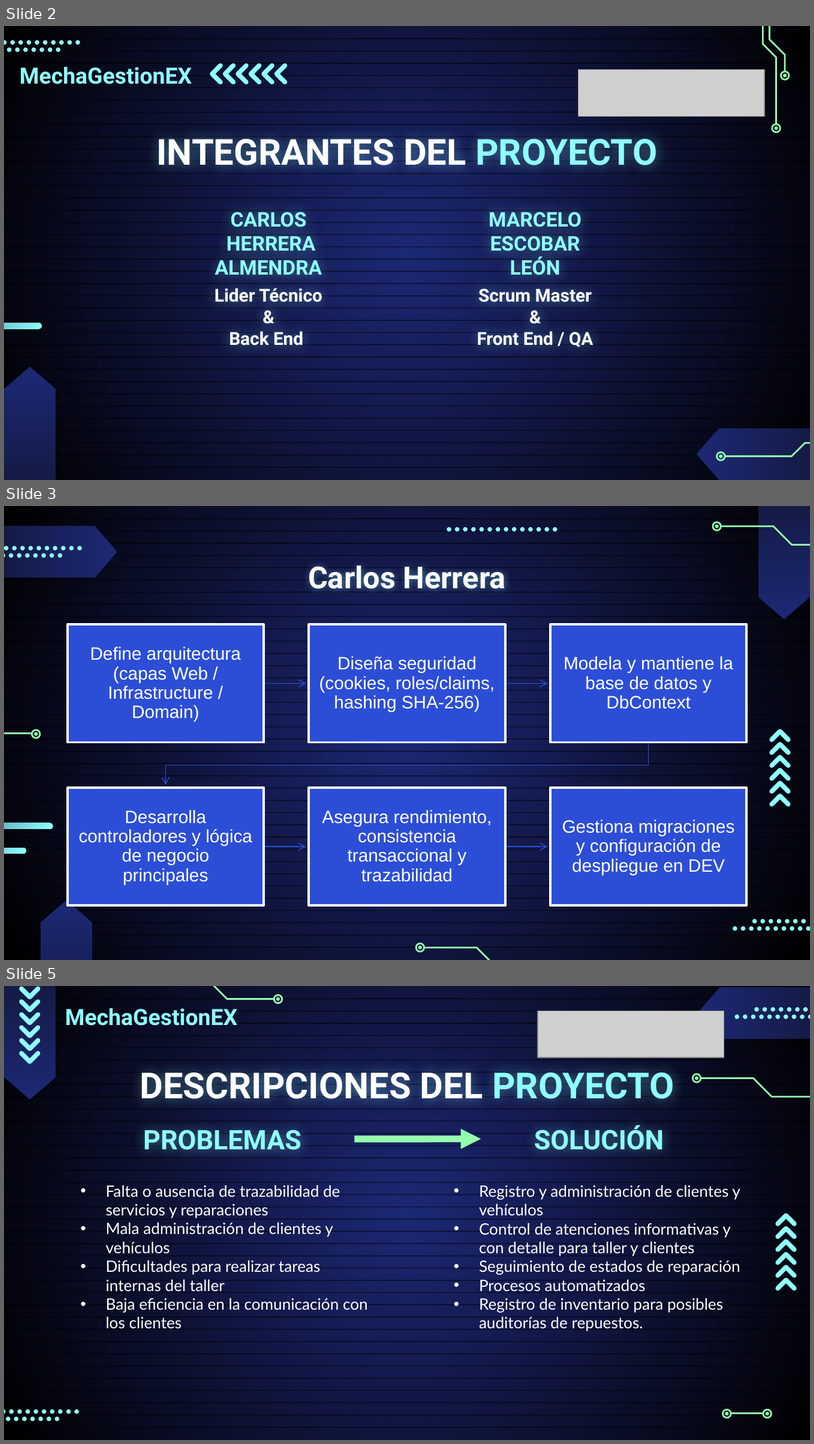
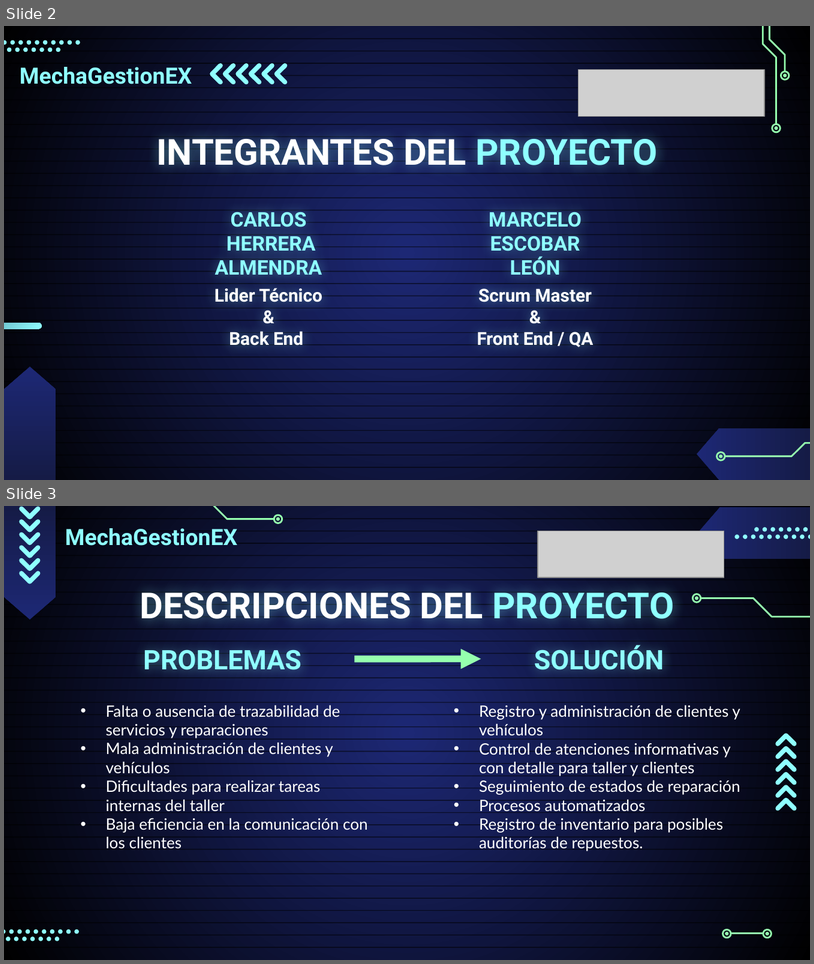
Before and after one commit to Sythrex/Capstone_grupo_4, a slide deck: Fase 3/Evidencias grupales/Presentacion Final del proyecto (Espanol).pptx. Shown one above the other, each under a label of ours: slides 2, 3 and 5 before the commit, slides 2 and 3 after it; the slides between them are not shown. The pictures are 814x1444 and 814x964 pixels, drawn with LibreOffice and Linux fonts; fonts in the diff are those of the drawing; grey boxes stand for pictures. Boxes give left, top, right and bottom in pixels: in the first picture for what was removed or moved away, otherwise in the second. Text is boxed around its words. In the diff, an @@ line names an element or a change of style, - is before the commit and + after.

```diff
--- a/Fase 3/Evidencias grupales/Presentacion Final del proyecto (Espanol).pptx
+++ b/Fase 3/Evidencias grupales/Presentacion Final del proyecto (Espanol).pptx
@@ slide 3 removed at bbox=[4, 506, 810, 960], background gradient #1D2875 to #000000; not listed: 36 template elements that a slide beside it also shows @@
@@ freeform shape removed at bbox=[713, 522, 721, 530] @@
@@ flow chart offpage connector removed at bbox=[759, 506, 810, 619] @@
@@ group removed at bbox=[447, 527, 558, 532]: 14 ellipses @@
@@ freeform shape removed at bbox=[715, 525, 719, 529] @@
@@ freeform shape removed at bbox=[722, 526, 810, 545] @@
@@ group removed at bbox=[4, 526, 117, 578]: 18 ellipses, 1 flow chart offpage connector @@
@@ title removed at bbox=[308, 565, 506, 592] @@
-Carlos Herrera
@@ freeform shape removed at bbox=[4, 733, 32, 733] @@
@@ freeform shape removed at bbox=[32, 729, 40, 738] @@
@@ freeform shape removed at bbox=[34, 732, 38, 736] @@
@@ group removed at bbox=[770, 728, 791, 807]: 6 freeform shapes @@
@@ rounded rectangle removed at bbox=[4, 823, 53, 829] @@
@@ group removed at bbox=[68, 625, 747, 905]: 6 rectangles, 6 texts, 5 freeform shapes @@
-Define arquitectura (capas Web / Infrastructure / Domain)
-Diseña seguridad (cookies, roles/claims, hashing SHA-256)
-Modela y mantiene la base de datos y DbContext
-Desarrolla controladores y lógica de negocio principales
-Asegura rendimiento, consistencia transaccional y trazabilidad
-Gestiona migraciones y configuración de despliegue en DEV
@@ rounded rectangle removed at bbox=[4, 847, 26, 853] @@
@@ flow chart offpage connector removed at bbox=[40, 900, 92, 960] @@
@@ group removed at bbox=[733, 919, 810, 931]: 17 ellipses @@
@@ freeform shape removed at bbox=[416, 943, 424, 951] @@
@@ freeform shape removed at bbox=[419, 945, 423, 949] @@
@@ freeform shape removed at bbox=[424, 947, 542, 960] @@
@@ what was slide 5 is now slide 3 @@
```
Also in this commit, not shown: 4 slides changed, 1 other slide removed.
